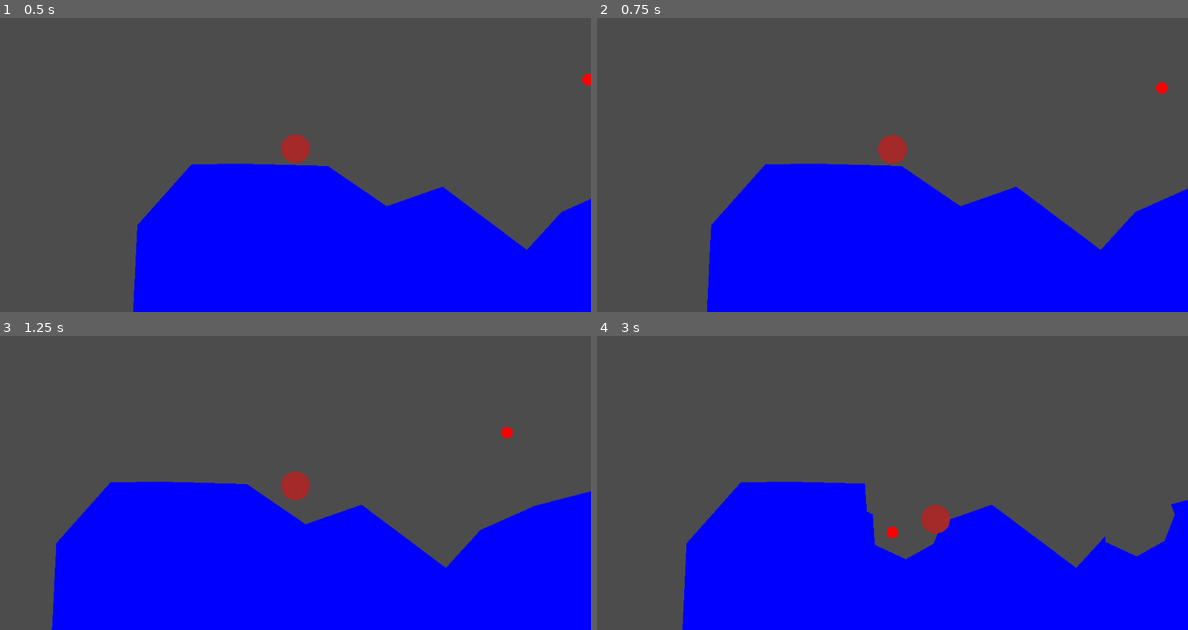
Above: before the commit, frames 1-4 (two rows, left to right).
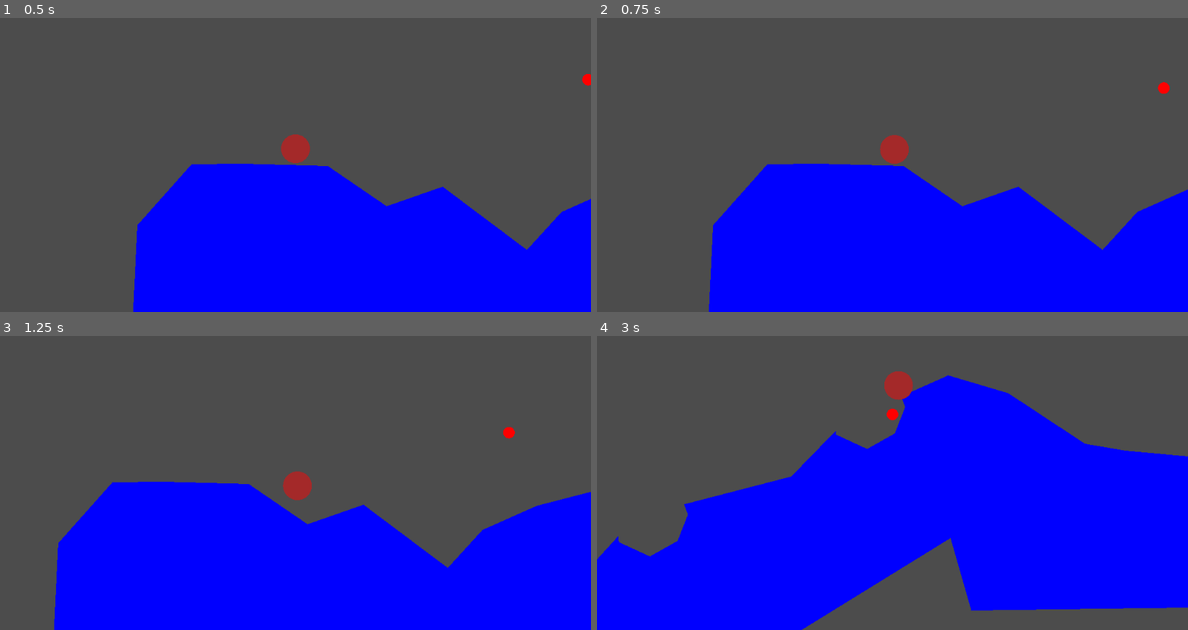
Above: after the commit, the same moments.

Repository: the-g-force/GGJ23
Game: Godot game, scene res://World/World.tscn
Two runs of this game, one before a commit and one after it. Both use one fixed random seed, a clock stepped at 60 frames per second and the inputs below.
Inputs (mouse positions are in pixels of both pictures, inside the frame that each line leads up to):
- Up to frame 1 (0.5 s): no input
- Up to frame 2 (0.75 s): move the mouse to (1022, 120) at 0.52 s; hold D (p0_right) from 0.53 s (still down); hold Space (p0_shoot) from 0.53 s (still down)
- Up to frame 3 (1.25 s): keep holding D (p0_right); keep holding Space (p0_shoot)
- Up to frame 4 (3 s): move the mouse to (774, 474) at 1.27 s; release Space (p0_shoot) at 1.28 s; tap Space (p0_shoot) at 1.35, 2.85 s; move the mouse to (951, 383) at 2.02 s; release D (p0_right) at 2.03 s; hold A (p0_left) 2.03-2.78 s; hold Space (p0_shoot) 2.03-2.78 s; move the mouse to (862, 527) at 2.77 s; hold D (p0_right) from 2.78 s (still down)

Frame 1 is identical in both runs. In frame 2, 0.6% of the frame differs, in the area x 18-100%, y 21-100%; in frame 3, 0.7%; in frame 4, 36%, in the area x 0-100%, y 12-100%.

Commit message:
Add multiplayer framework for two player potatoing

Diff:
--- a/project/Potato/Potato.gd
+++ b/project/Potato/Potato.gd
@@ -1,6 +1,10 @@
 extends KinematicBody2D
 
 signal fired(bullet)
+
+export var player_index := 0
+
+var active := false
 
 var _GRAVITY : float = ProjectSettings.get_setting("physics/2d/default_gravity")
 
@@ -10,6 +14,9 @@
 
 
 func _physics_process(delta:float)->void:
+	if not active:
+		return
+
 	$WeaponHinge.rotation = get_angle_to(get_global_mouse_position())
 
 	var direction := Input.get_axis("p0_left", "p0_right")
--- a/project/World/World.gd
+++ b/project/World/World.gd
@@ -3,6 +3,21 @@
 onready var followed_node : Node2D = $Potato
 onready var _ground_polygon : CollisionPolygon2D = $StaticBody2D/CollisionPolygon2D
 onready var _camera : Camera2D = $Camera2D
+
+var _active_potato : Node2D
+
+var _player_index := 0
+
+# We want the nested lists to be a continuous queue of potato turn orders.
+onready var _player_potatoes := [
+	[$Potato],
+	[$Potato2]
+]
+
+
+func _ready():
+	_active_potato = $Potato
+	$Potato.active = true
 
 
 func _input(event):
@@ -10,9 +25,9 @@
 		clip($Polygon2D)
 
 
-func _process(_delta):
+func _physics_process(_delta):
+	_camera.global_position.x = followed_node.global_position.x
 
-	_camera.global_position.x = followed_node.global_position.x
 
 
 func clip(polygon:Polygon2D)->void:
@@ -34,6 +49,19 @@
 
 
 func _on_Potato_fired(bullet:Node2D)->void:
+	_active_potato.active = false
 	followed_node = bullet
 	yield(bullet, "tree_exited")
-	followed_node = $Potato
+
+	_start_next_turn()
+
+
+func _start_next_turn()->void:
+	# NB: Remember to rotate the past player's potato list
+	# (Once there is more than one)
+
+	_player_index = (_player_index + 1) % _player_potatoes.size()
+
+	_active_potato = _player_potatoes[_player_index][0]
+	_active_potato.active = true
+	followed_node = _active_potato
--- a/project/World/World.tscn
+++ b/project/World/World.tscn
@@ -24,8 +24,13 @@
 [node name="Potato" parent="." instance=ExtResource( 3 )]
 position = Vector2( 276, 274 )
 
+[node name="Potato2" parent="." instance=ExtResource( 3 )]
+position = Vector2( 1189, 171 )
+player_index = 1
+
 [node name="Camera2D" type="Camera2D" parent="."]
 position = Vector2( 0, 300 )
 current = true
 
 [connection signal="fired" from="Potato" to="." method="_on_Potato_fired"]
+[connection signal="fired" from="Potato2" to="." method="_on_Potato_fired"]
--- a/project/project.godot
+++ b/project/project.godot
@@ -37,6 +37,23 @@
 "events": [ Object(InputEventKey,"resource_local_to_scene":false,"resource_name":"","device":0,"alt":false,"shift":false,"control":false,"meta":false,"command":false,"pressed":false,"scancode":32,"physical_scancode":0,"unicode":0,"echo":false,"script":null)
  ]
 }
+p1_left={
+"deadzone": 0.5,
+"events": [ Object(InputEventKey,"resource_local_to_scene":false,"resource_name":"","device":0,"alt":false,"shift":false,"control":false,"meta":false,"command":false,"pressed":false,"scancode":65,"physical_scancode":0,"unicode":0,"echo":false,"script":null)
+, Object(InputEventKey,"resource_local_to_scene":false,"resource_name":"","device":0,"alt":false,"shift":false,"control":false,"meta":false,"command":false,"pressed":false,"scancode":16777231,"physical_scancode":0,"unicode":0,"echo":false,"script":null)
+ ]
+}
+p1_right={
+"deadzone": 0.5,
+"events": [ Object(InputEventKey,"resource_local_to_scene":false,"resource_name":"","device":0,"alt":false,"shift":false,"control":false,"meta":false,"command":false,"pressed":false,"scancode":68,"physical_scancode":0,"unicode":0,"echo":false,"script":null)
+, Object(InputEventKey,"resource_local_to_scene":false,"resource_name":"","device":0,"alt":false,"shift":false,"control":false,"meta":false,"command":false,"pressed":false,"scancode":16777233,"physical_scancode":0,"unicode":0,"echo":false,"script":null)
+ ]
+}
+p1_shoot={
+"deadzone": 0.5,
+"events": [ Object(InputEventKey,"resource_local_to_scene":false,"resource_name":"","device":0,"alt":false,"shift":false,"control":false,"meta":false,"command":false,"pressed":false,"scancode":32,"physical_scancode":0,"unicode":0,"echo":false,"script":null)
+ ]
+}
 
 [physics]
 
